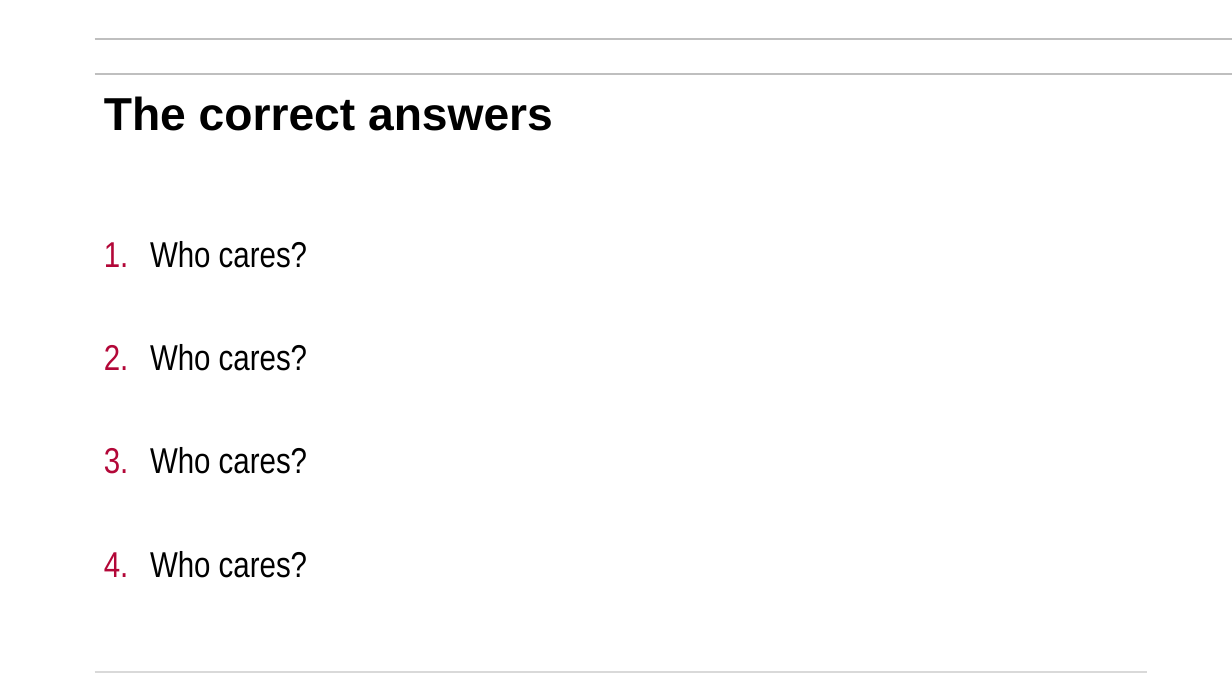
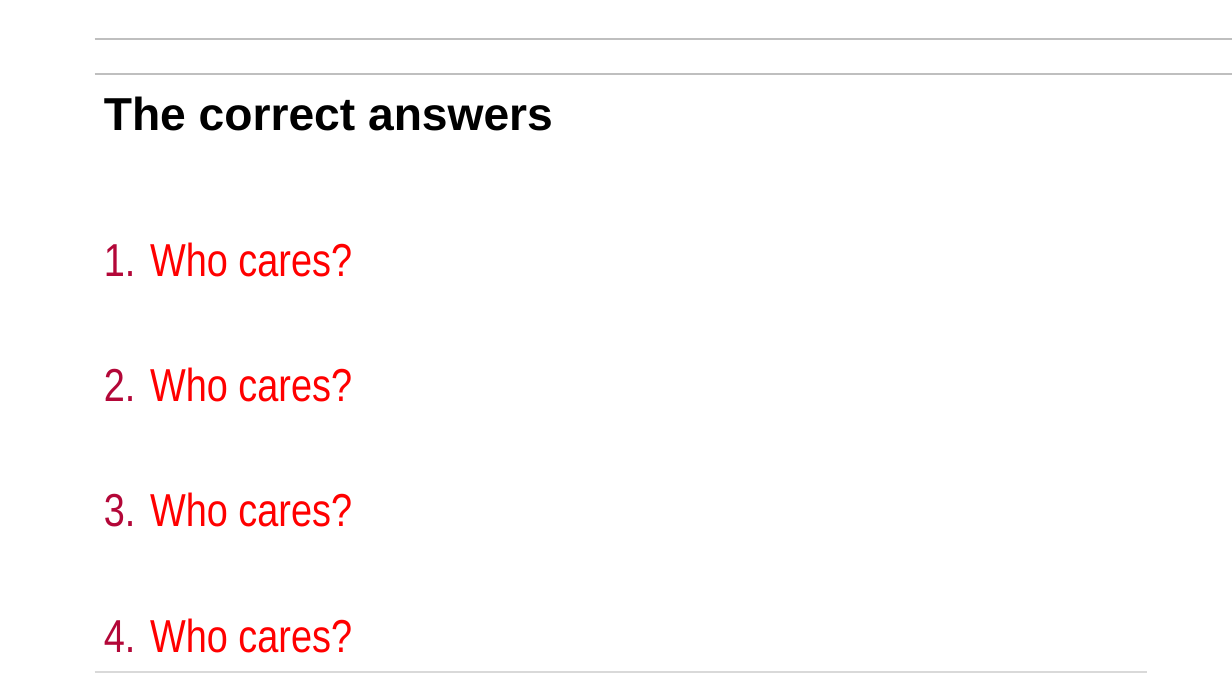
Before and after one commit to mikegrace2/CSEN160-Fall2026-Course-Website, a slide deck: slide 9 of lectures/Week08_Miscellaneous/2_Performance_Optimizations_Profiling_V4.pptx. Drawn at 1232x693 pixels with LibreOffice and Linux fonts; fonts in the diff are those of the drawing; background and template pictures are left out. Boxes give left, top, right and bottom in pixels: in the first picture for what was removed or moved away, otherwise in the second. Text is boxed around its words. In the diff, an @@ line names an element or a change of style, - is before the commit and + after.

```diff
--- a/lectures/Week08_Miscellaneous/2_Performance_Optimizations_Profiling_V4.pptx
+++ b/lectures/Week08_Miscellaneous/2_Performance_Optimizations_Profiling_V4.pptx
@@ text "Who cares?" at (150,242,352,653): size 28 to 36 pt, text colour #000000 to #FF0000 @@
```
Also in this commit, not shown: 5 other slides changed.
